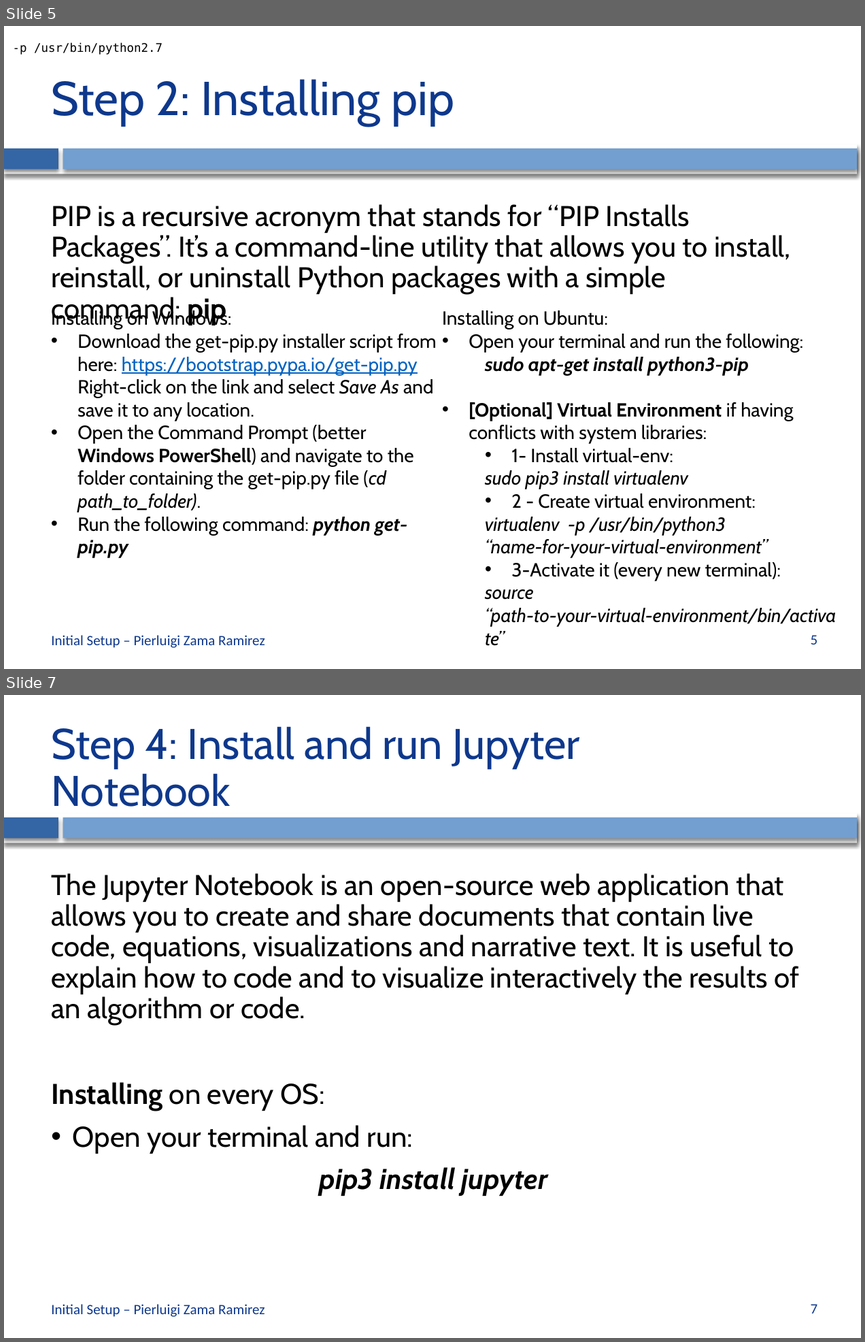
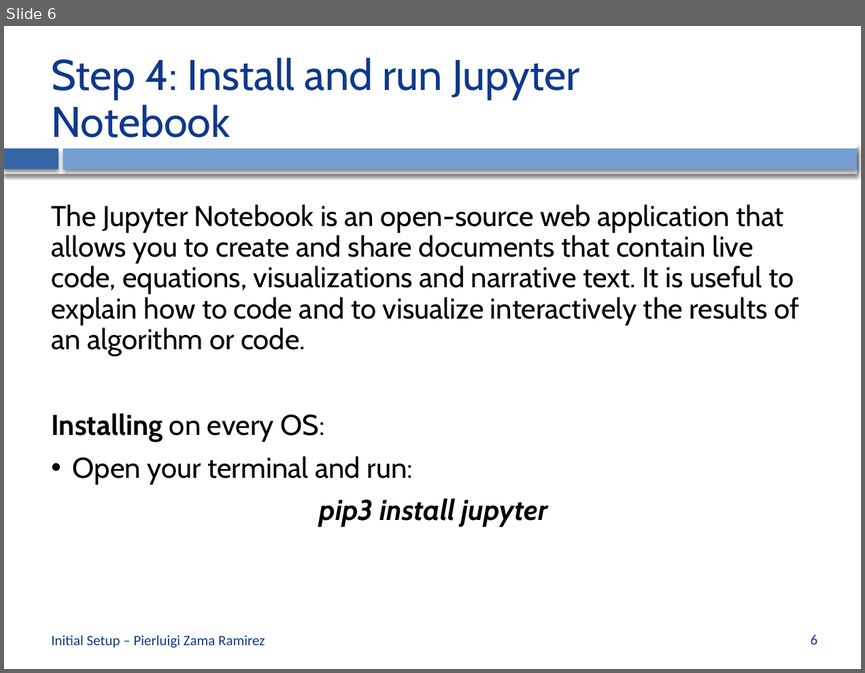
Before and after one commit to CVLAB-Unibo/ComputerVisionImageProcessing-LabSessions, a slide deck: LabSession0 - Initial Setup.pptx. Shown one above the other, each under a label of ours: slides 5 and 7 before the commit, slide 6 after it; the slides between them are not shown. The pictures are 865x1342 and 865x673 pixels, drawn with LibreOffice and Linux fonts; fonts in the diff are those of the drawing; background and template pictures are left out. Boxes give left, top, right and bottom in pixels: in the first picture for what was removed or moved away, otherwise in the second. Text is boxed around its words. In the diff, an @@ line names an element or a change of style, - is before the commit and + after.

```diff
--- a/LabSession0 - Initial Setup.pptx
+++ b/LabSession0 - Initial Setup.pptx
@@ slide 5 removed at (x1=4, y1=26, x2=861, y2=669), background #FFFFFF; not listed: 3 template elements that a slide beside it also shows @@
@@ text removed at (x1=13, y1=42, x2=162, y2=55) @@
--p /usr/bin/python2.7
@@ title removed at (x1=51, y1=79, x2=454, y2=126) @@
-Step 2: Installing pip
@@ text removed at (x1=51, y1=204, x2=791, y2=325) @@
-PIP is a recursive acronym that stands for “PIP Installs Packages”. It’s a command-line utility that allows you to install, reinstall, or uninstall Python packages with a simple command: pip
@@ text removed at (x1=51, y1=309, x2=436, y2=558) @@
-Installing on Windows:
-• Download the get-pip.py installer script from here: https://bootstrap.pypa.io/get-pip.py Right-click on the link and select Save As and save it to any location.
-• Open the Command Prompt (better Windows PowerShell) and navigate to the folder containing the get-pip.py file (cd path_to_folder).
-• Run the following command: python get-pip.py
@@ text removed at (x1=442, y1=310, x2=836, y2=626) @@
-Installing on Ubuntu:
-• Open your terminal and run the following:
-  sudo apt-get install python3-pip
-• [Optional] Virtual Environment if having conflicts with system libraries:
-  • 1- Install virtual-env:
-  sudo pip3 install virtualenv
-  • 2 - Create virtual environment:
-  virtualenv -p /usr/bin/python3
-  “name-for-your-virtual-environment”
-  • 3-Activate it (every new terminal):
-  source “path-to-your-virtual-environment/bin/activate”
@@ text removed at (x1=51, y1=635, x2=265, y2=648) @@
-Initial Setup – Pierluigi Zama Ramirez
@@ page number removed at (x1=810, y1=635, x2=818, y2=644) @@
-5
@@ what was slide 7 is now slide 6 @@
@@ page number at (x1=810, y1=635, x2=818, y2=644): text changed @@
-7
+6
```
Also in this commit, not shown: 5 slides changed, 6 other files.
